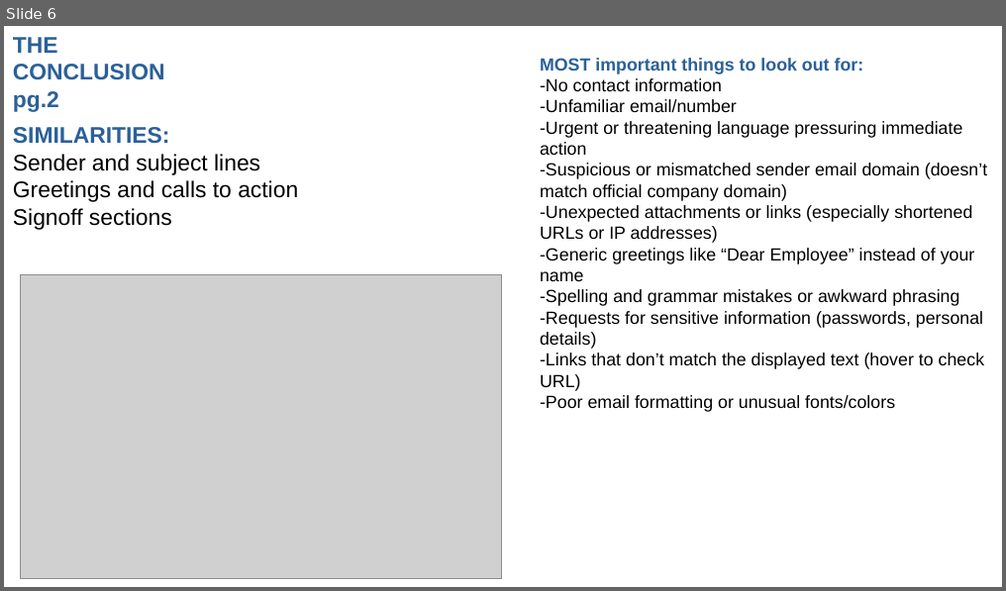
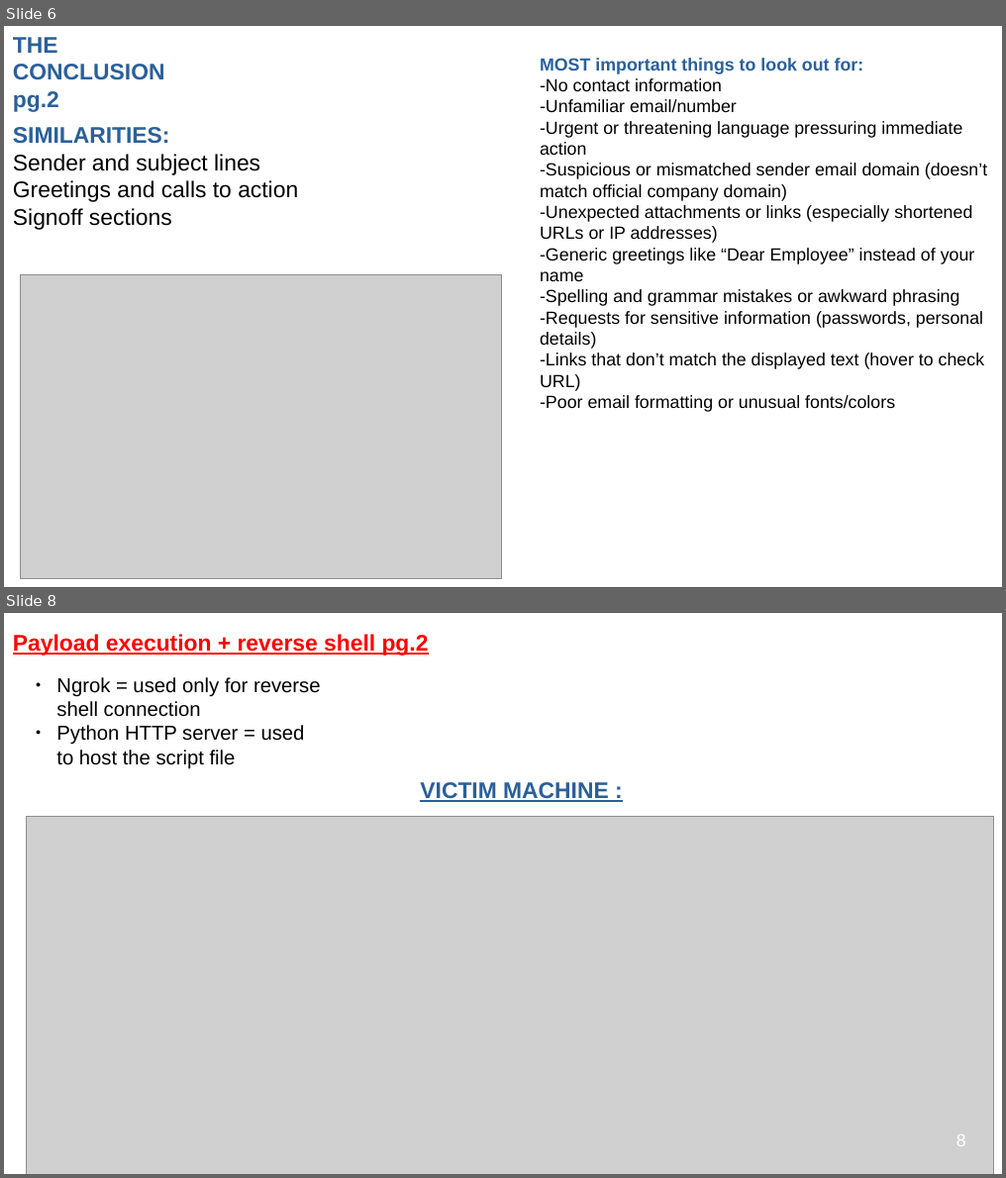
Before and after one commit to dzoraj/Simulated-Corporate-Cyber-Attack, a slide deck: Simulated Corporate Cyber-Attack.odp. Shown one above the other, each under a label of ours: slide 6 before the commit, slides 6 and 8 after it; the slides between them are not shown. The pictures are 1006x591 and 1006x1178 pixels, drawn with LibreOffice and Linux fonts; fonts in the diff are those of the drawing; grey boxes stand for pictures. Boxes give left, top, right and bottom in pixels: in the first picture for what was removed or moved away, otherwise in the second. Text is boxed around its words. In the diff, an @@ line names an element or a change of style, - is before the commit and + after.

Commit message:
payload execution part

```diff
--- a/Simulated Corporate Cyber-Attack.odp
+++ b/Simulated Corporate Cyber-Attack.odp
@@ slide 8 added at <box>4,613,1002,1174</box>, background #FFFFFF @@
@@ text added at <box>13,634,429,656</box>, 18 pt, text #FF0000, bold, underline @@
+Payload execution + reverse shell pg.2
@@ text added at <box>56,677,321,769</box>, 16 pt, text #000000 @@
+● Ngrok = used only for reverse shell connection
+● Python HTTP server = used to host the script file
@@ text added at <box>420,782,609,802</box>, 18 pt, text #2A6099, bold, underline @@
+VICTIM MACHINE :
@@ picture added at <box>27,817,994,1174</box> @@
@@ page number added at <box>956,1135,966,1147</box>, 14 pt, text #FFFFFF @@
+8
```
Also in this commit, not shown: 4 slides changed, 4 other slides added, 2 slides removed.
